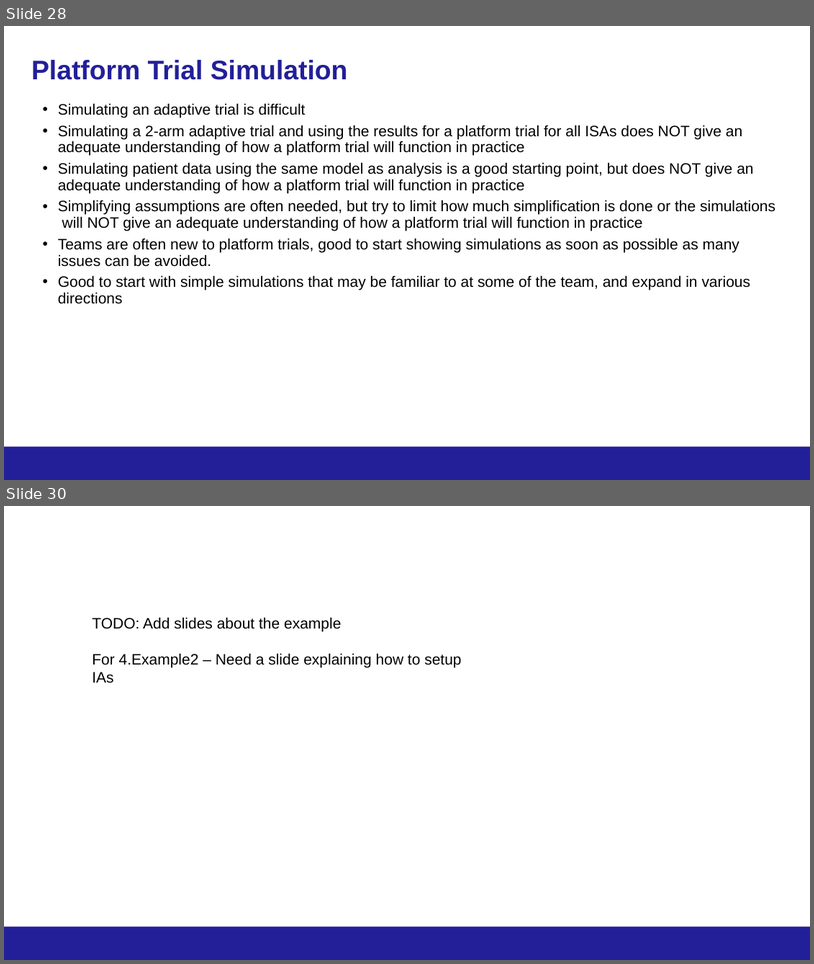
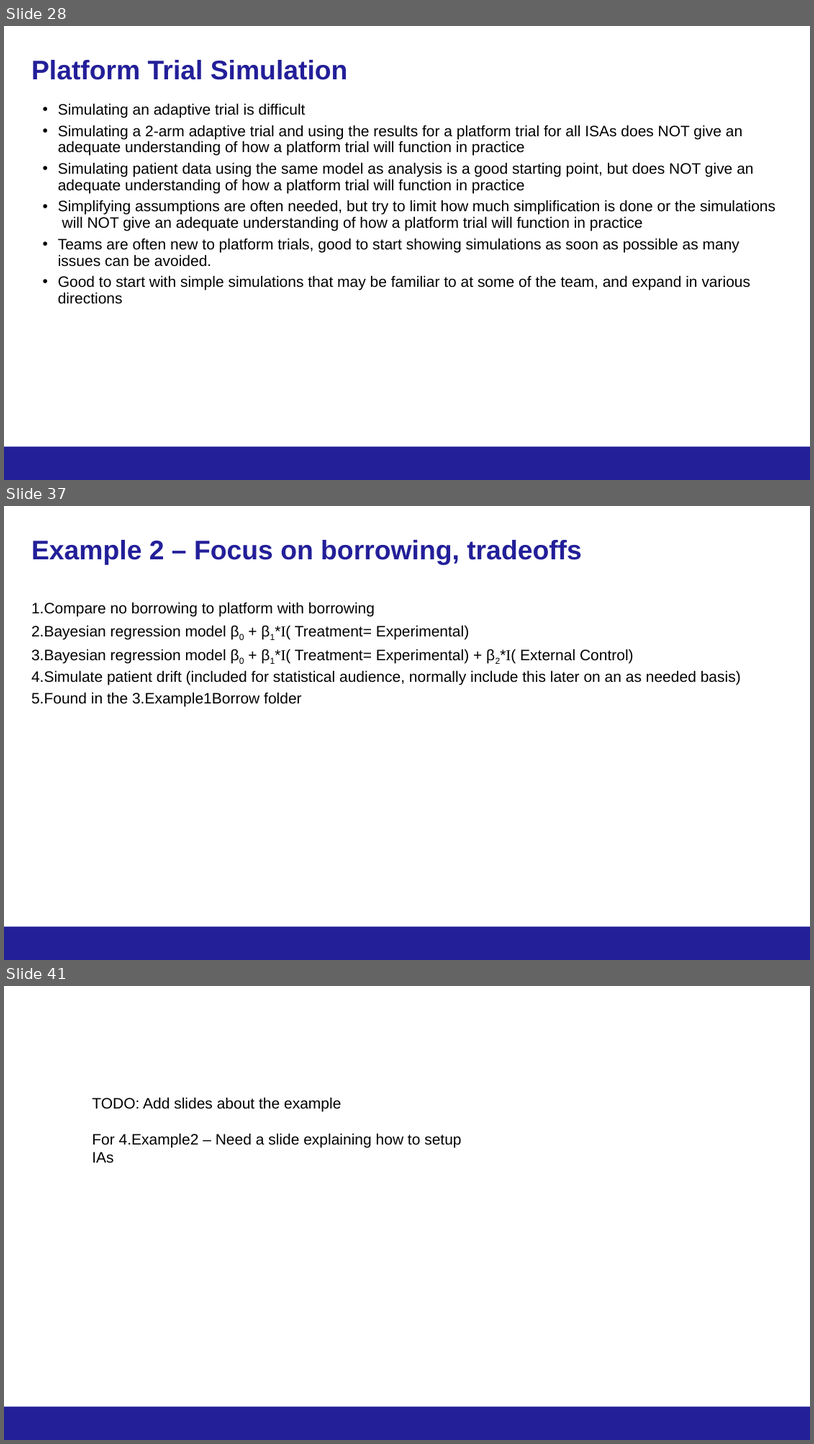
Before and after one commit to kwathen/BayesPharma2024-OCTOPUS, a slide deck: CourseMaterial/Wathen-Bayes2024ForDistribution.pptx. Shown one above the other, each under a label of ours: slides 28 and 30 before the commit, slides 28, 37 and 41 after it; the slides between them are not shown. The pictures are 814x964 and 814x1444 pixels, drawn with LibreOffice and Linux fonts; fonts in the diff are those of the drawing; background and template pictures are left out. Boxes give left, top, right and bottom in pixels: in the first picture for what was removed or moved away, otherwise in the second. Text is boxed around its words. In the diff, an @@ line names an element or a change of style, - is before the commit and + after.

Commit message:
Updates to examples

```diff
--- a/CourseMaterial/Wathen-Bayes2024ForDistribution.pptx
+++ b/CourseMaterial/Wathen-Bayes2024ForDistribution.pptx
@@ slide 37 added at [4, 506, 810, 960], background #FFFFFF; not listed: 1 template element that a slide beside it also shows @@
@@ title added at [31, 540, 582, 565], 32 pt, text #231F99, bold @@
+Example 2 – Focus on borrowing, tradeoffs
@@ text added at [31, 602, 741, 706], 18 pt, text #000000 @@
+1. Compare no borrowing to platform with borrowing
+2. Bayesian regression model β0 + β1*I( Treatment= Experimental)
+3. Bayesian regression model β0 + β1*I( Treatment= Experimental) + β2*I( External Control)
+4. Simulate patient drift (included for statistical audience, normally include this later on an as needed basis)
+5. Found in the 3.Example1Borrow folder
@@ page number added at [618, 932, 800, 955], 12 pt, text #231F99 @@
+37
@@ what was slide 30 is now slide 41 @@
```
Also in this commit, not shown: 1 slide changed, 10 other slides added, 52 other files.
